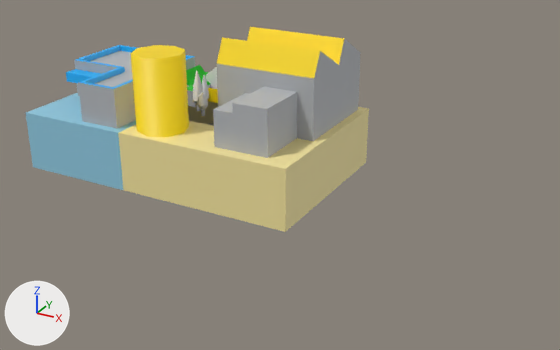
Two versions of the glTF model www/assets.glb, one commit apart.
Both versions are drawn from a camera (50 mm lens) standing at (7.77, -10.85, 4.31) and looking at (2.43, -1.13, -0.55). Lighting does not change. The marker at lower left points along +X, +Y and +Z. The first picture is the older version.

In view in the first picture: 'factory', 'shop' and 6 more.
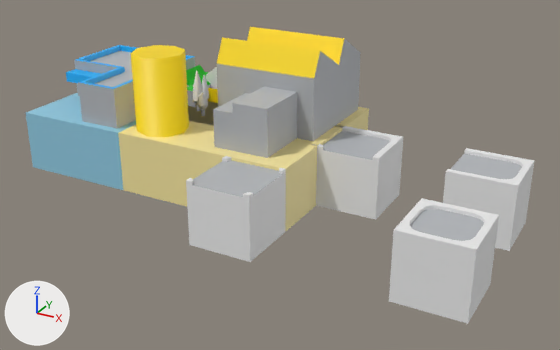
Commit message: added curved road tiles

Not visible in the pictures: 'road-t'.

Diff of the bpy script that builds the scene:
```diff
--- a/www/assets.glb.py
+++ b/www/assets.glb.py
@@ me_cube_019 @@
+me_cube_019.from_pydata(...)  # 40 vertices, 74 faces; spans x 0.0..1.0, y 0.0..1.0, z -1.0..0.0
+me_cube_019.materials.append(mat_material_009)  # picture img_texture
@@ me_cube_018 @@
+me_cube_018.from_pydata(...)  # 28 vertices, 50 faces; spans x 0.0..1.0, y 0.0..1.0, z -1.0..0.0
+me_cube_018.materials.append(mat_material_009)  # picture img_texture
@@ me_cube_017 @@
+me_cube_017.from_pydata(...)  # 32 vertices, 58 faces; spans x 0.0..1.0, y 0.0..1.0, z -1.0..0.0
+me_cube_017.materials.append(mat_material_009)  # picture img_texture
@@ me_cube_016 @@
+me_cube_016.from_pydata(...)  # 26 vertices, 46 faces; spans x 0.0..1.0, y 0.0..1.0, z -1.0..0.0
+me_cube_016.materials.append(mat_material_009)  # picture img_texture
@@ me_cube_015 @@
+me_cube_015.from_pydata(...)  # 24 vertices, 42 faces; spans x 0.0..1.0, y 0.0..1.0, z -1.0..0.0
+me_cube_015.materials.append(mat_material_009)  # picture img_texture
@@ ob_road_null @@
+ob_road_null = bpy.data.objects.new('road-null', me_cube_019)
+ob_road_null.location = (5.0, -3.0, 0.0)
@@ ob_road_end @@
+ob_road_end = bpy.data.objects.new('road-end', me_cube_018)
+ob_road_end.location = (5.0, -1.0, 0.0)
@@ ob_road_x @@
+ob_road_x = bpy.data.objects.new('road-x', me_cube_017)
+ob_road_x.location = (2.0, -3.0, 0.0)
@@ ob_road_corner @@
+ob_road_corner = bpy.data.objects.new('road-corner', me_cube_016)
+ob_road_corner.location = (3.0, -1.0, 0.0)
@@ ob_road_t @@
+ob_road_t = bpy.data.objects.new('road-t', me_cube_015)
+ob_road_t.location = (2.0, -1.0, 0.0)
```

Boxes [x1, y1, x2, y2] around the edits, measured in the pictures (560 x 350 px):
'road-null', added
    after: [389, 198, 499, 324]
'road-x', added
    after: [186, 156, 286, 262]
'road-corner', added
    after: [316, 126, 403, 220]
'road-end', added
    after: [443, 148, 535, 251]
